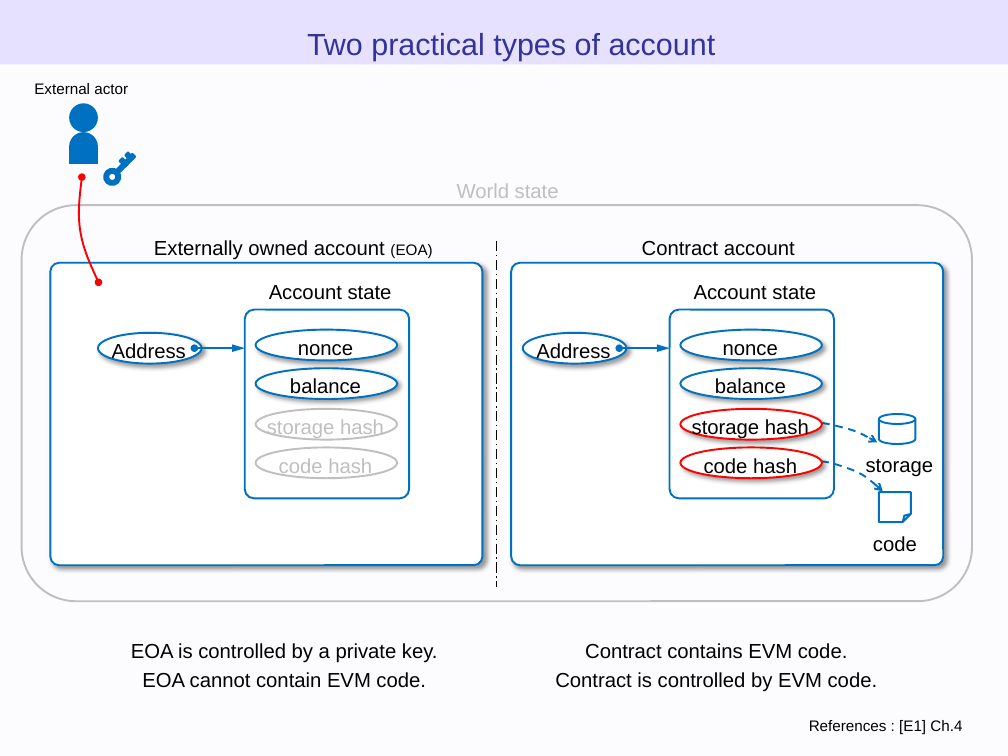
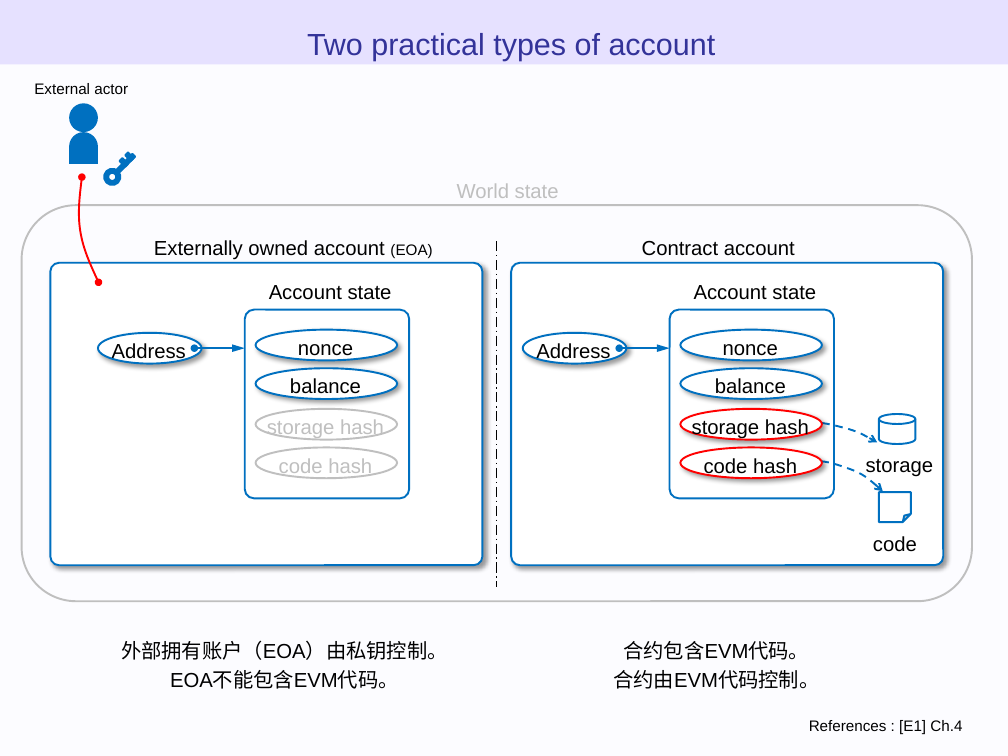
Before and after one commit to WTNO/Evm_Js_Learning, a slide deck: slide 20 of ethereum_evm_illustrated - 翻译.pptx. Drawn at 1008x756 pixels with LibreOffice and Linux fonts; fonts in the diff are those of the drawing. Boxes give left, top, right and bottom in pixels: in the first picture for what was removed or moved away, otherwise in the second. Text is boxed around its words. In the diff, an @@ line names an element or a change of style, - is before the commit and + after.

```diff
--- a/ethereum_evm_illustrated - 翻译.pptx
+++ b/ethereum_evm_illustrated - 翻译.pptx
@@ text at (121, 640, 447, 689): text changed @@
-EOA is controlled by a private key.
-EOA cannot contain EVM code.
+外部拥有账户（EOA）由私钥控制。
+EOA不能包含EVM代码。
@@ text at (613, 641, 819, 689): text changed @@
-Contract contains EVM code.
-Contract is controlled by EVM code.
+合约包含EVM代码。
+合约由EVM代码控制。
```
Also in this commit, not shown: 9 other slides changed.
